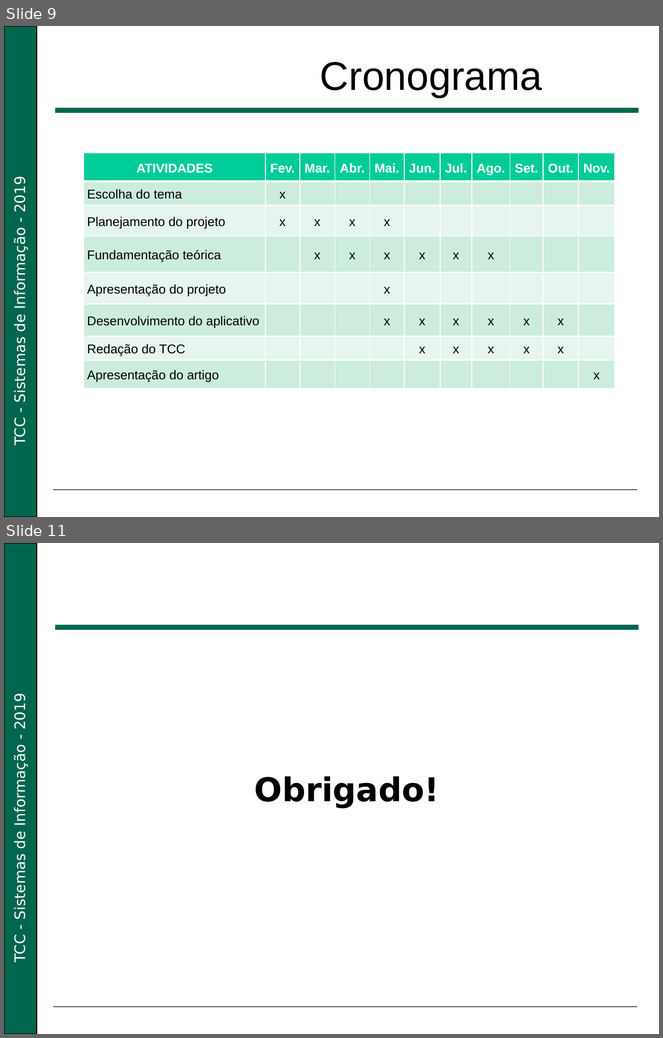
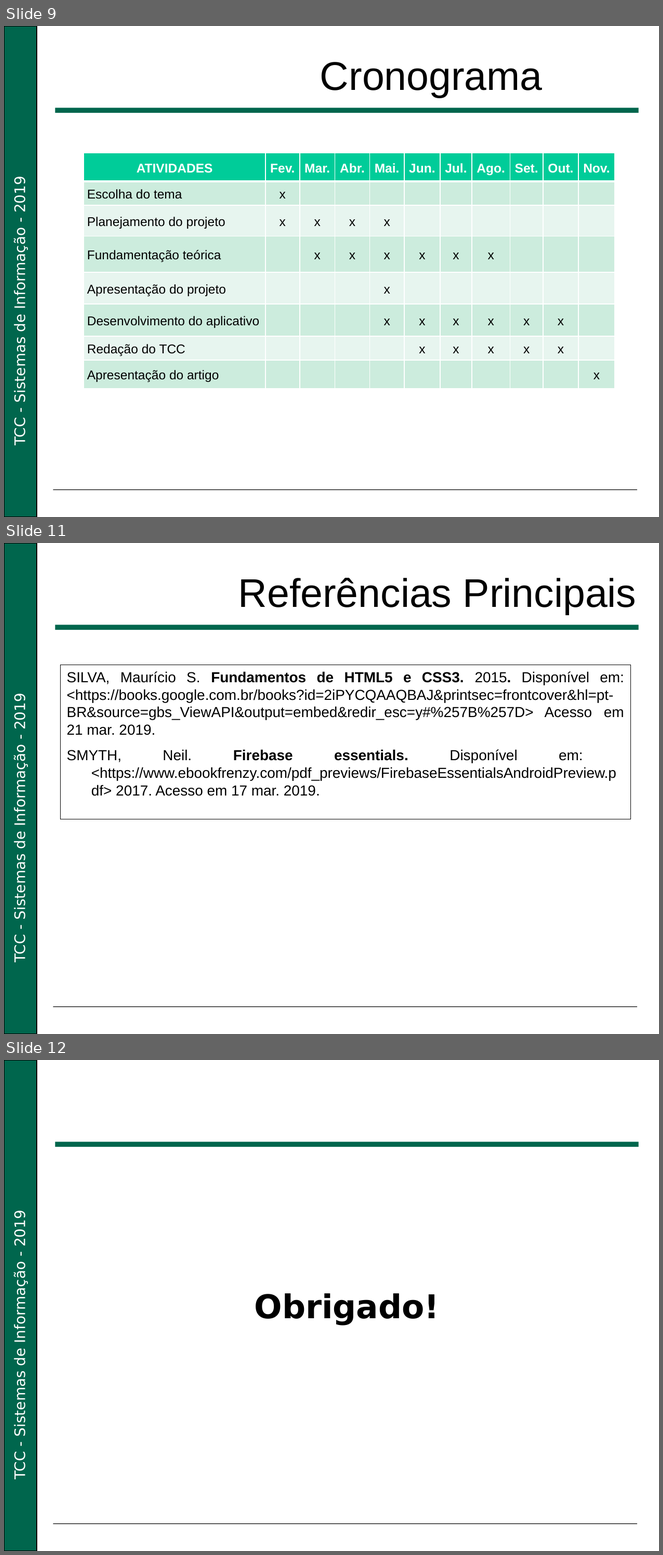
Before and after one commit to Dieg0F/tips_docs, a slide deck: Apresentação/Apresentação TCC.pptx. Shown one above the other, each under a label of ours: slides 9 and 11 before the commit, slides 9, 11 and 12 after it; the slides between them are not shown. The pictures are 663x1038 and 663x1555 pixels, drawn with LibreOffice and Linux fonts; fonts in the diff are those of the drawing; background and template pictures are left out. Boxes give left, top, right and bottom in pixels: in the first picture for what was removed or moved away, otherwise in the second. Text is boxed around its words. In the diff, an @@ line names an element or a change of style, - is before the commit and + after.

```diff
--- a/Apresentação/Apresentação TCC.pptx
+++ b/Apresentação/Apresentação TCC.pptx
@@ slide 11 added at <box>4,543,659,1034</box>, background #FFFFFF; not listed: 4 template elements that a slide beside it also shows @@
@@ title added at <box>239,578,637,615</box>, 44 pt, text #000000 @@
+Referências Principais
@@ rectangle added at <box>60,665,631,820</box>, outline #000000 0.75 pt, 16 pt, text #000000 @@
+SILVA, Maurício S. Fundamentos de HTML5 e CSS3. 2015. Disponível em: <https://books.google.com.br/books?id=2iPYCQAAQBAJ&printsec=frontcover&hl=pt-BR&source=gbs_ViewAPI&output=embed&redir_esc=y#%257B%257D> Acesso em 21 mar. 2019.
+SMYTH, Neil. Firebase essentials. Disponível em: <https://www.ebookfrenzy.com/pdf_previews/FirebaseEssentialsAndroidPreview.pdf> 2017. Acesso em 17 mar. 2019.
@@ what was slide 11 is now slide 12 @@
```
Also in this commit, not shown: 4 slides changed, 1 other slide added, 1 slide removed, 1 other file.
